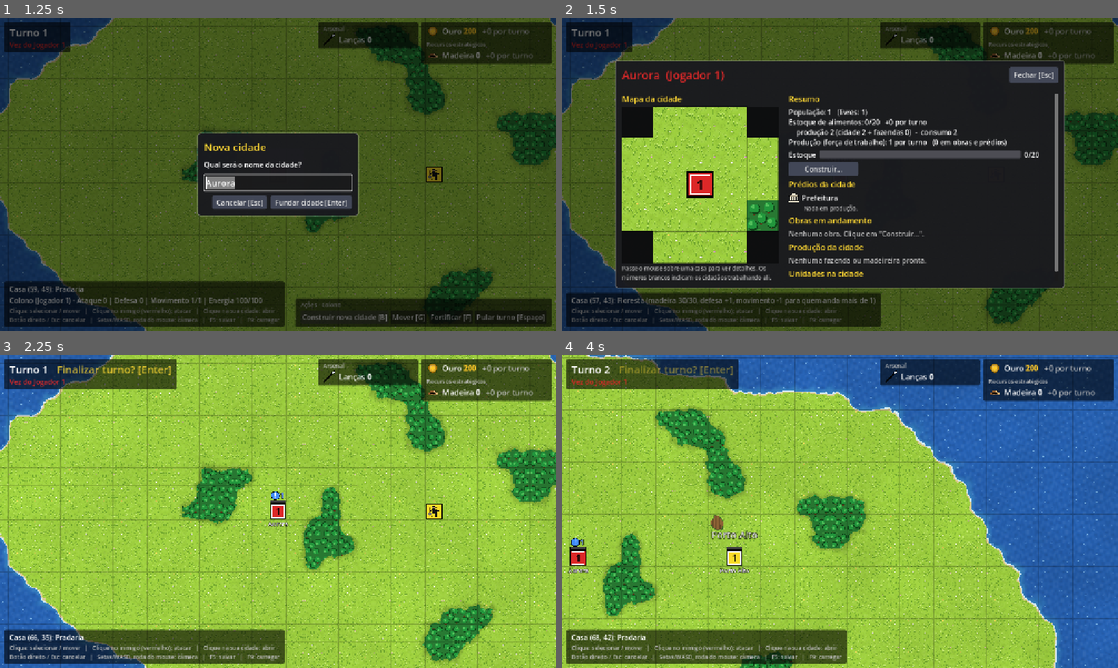
Above: before the commit, frames 1-4 (two rows, left to right).
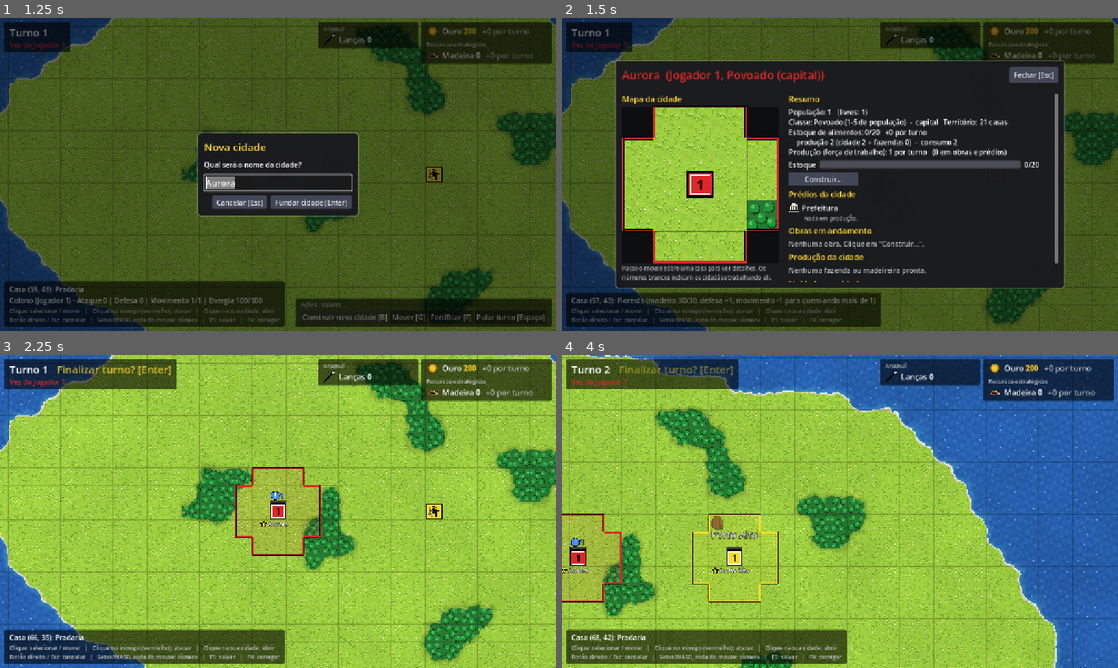
Above: after the commit, the same moments.

Repository: tscpereira/Geopolitik
Game: Godot game, scene res://scenes/main.tscn
Two runs of this game, one before a commit and one after it. Both use one fixed random seed, a clock stepped at 60 frames per second and the inputs below.
Inputs (mouse positions are in pixels of both pictures, inside the frame that each line leads up to):
- Up to frame 1 (1.25 s): click "Construir nova cidade [B]" at 0.5 s
- Up to frame 2 (1.5 s): click "Fundar cidade [Enter]" at 1.25 s
- Up to frame 3 (2.25 s): click "Fechar [Esc]" at 2 s
- Up to frame 4 (4 s): tap Enter at 2.75, 2.85 s; move the mouse to (962, 495) at 2.77 s; hold Right (ui_right) 2.78-3.5 s; click (962, 495) at 2.92 s; tap Space at 3.02 s; drag from (728, 527) to (812, 574) at 3.52 s

Frame 1 is identical in both runs. In frame 2, 7.4% of the frame differs, in the area x 10-90%, y 16-85%; in frame 3, 0.4%; in frame 4, 0.7%.

Commit message:
Territórios, fronteiras e classes de cidade; documentação de 22/10
- Cada cidade tem território com a fronteira na cor do dono (TerritoryOverlay).
  A capital (1ª cidade, com estrela) começa com 21 casas, as outras com 9;
  quem chega primeiro fica com a casa.
- Área de trabalho = território. Trabalhador faz madeireira fora dele, mas não
  no território de outro jogador. Não funda cidade em território nem pilha o
  próprio território.
- Classe pelo tamanho: Povoado 1-5, Vila 6-15, Cidade 16-30, Metrópole 31+.
- Save guarda território e capital (save sem território ganha o inicial).
- Máquina escolhe lugar de cidade e floresta respeitando os territórios.
- documentação.txt: seções novas, próximos passos, histórico e backlog
  (conquista de cidades, crescimento e troca de territórios).

Co-Authored-By: Claude Opus 5.5 <noreply@anthropic.com>

Diff:
--- a/scenes/main.tscn
+++ b/scenes/main.tscn
@@ -9,6 +9,7 @@
 [ext_resource type="Script" path="res://scripts/ui/city_name_dialog.gd" id="7"]
 [ext_resource type="Script" path="res://scripts/ui/notice_dialog.gd" id="8"]
 [ext_resource type="Script" path="res://scripts/ui/save_dialog.gd" id="9"]
+[ext_resource type="Script" path="res://scripts/map/territory_overlay.gd" id="10"]
 
 [sub_resource type="StyleBoxFlat" id="PanelStyle"]
 bg_color = Color(0, 0, 0, 0.6)
@@ -30,6 +31,10 @@
 
 [node name="TerrainLayer" type="TileMapLayer" parent="GameMap"]
 
+[node name="TerritoryOverlay" type="Node2D" parent="." node_paths=PackedStringArray("map")]
+script = ExtResource("10")
+map = NodePath("../GameMap")
+
 [node name="Cities" type="Node2D" parent="."]
 texture_filter = 1
 
--- a/scripts/ai/ai_economy.gd
+++ b/scripts/ai/ai_economy.gd
@@ -10,7 +10,9 @@
 ## A cada turno:
 ##   1. em todas as cidades, primeiro: compra de defesa com ouro, se há
 ##      inimigo perto e a cidade está sem guarnição;
-##   2. em cada cidade, pedidos (um de cada tipo por vez):
+##   2. em cada cidade (menos as vazias), pedidos (um de cada tipo por vez):
+##        reconst. Trabalhador para as ruínas (melhorias pilhadas) e para
+##                 repovoar cidades vazias (1 por ruína/cidade, até 2);
 ##        comida   fazenda nova se o alimento não chega a food_surplus (e
 ##                 todas as fazendas já têm trabalhador);
 ##        defesa   Guerreiro (e a Lança dele) para a guarnição da cidade;
@@ -313,9 +315,10 @@
 	return mini(_ruin_cells().size() + empty, 2)
 
 
-## Melhor casa para uma cidade nova ao alcance do Colono (ou NO_TARGET).
-## Nota = terreno da área (pradaria 3, cerrado e floresta 2, água 1) menos
-## casas já usadas por outras cidades e menos a distância a andar.
+## Melhor casa para uma cidade nova ao alcance do Colono (ou NO_TARGET), fora
+## de qualquer território. Nota = terreno do território que ela teria (21 casas
+## para a capital, 9 para as outras; pradaria 3, cerrado e floresta 2, água 1),
+## sem as casas que já são de outra cidade, menos a distância a andar.
 func _best_city_site(settler: Unit) -> Vector2i:
 	var map := _game.game_map
 	var occupants := _game.occupants()
@@ -324,7 +327,7 @@
 	var best := Unit.NO_TARGET
 	var best_score := -INF
 	for cell: Vector2i in reachable:
-		if occupants.has(cell) or _game.claiming_city(cell) or _game.lumber_mill_at(cell):
+		if occupants.has(cell) or _game.claiming_city(cell) or _game.lumber_mill_at(cell) or _game.territory_owner(cell):
 			continue
 		var too_close := false
 		for city in _game.cities():
@@ -333,10 +336,10 @@
 		if too_close:
 			continue
 		var score := 0.0
-		for offset in City.area_offsets():
+		for offset in City.territory_offsets(_player.cities.is_empty()):
 			var area_cell: Vector2i = cell + offset
-			if not map.is_in_bounds(area_cell):
-				continue
+			if not map.is_in_bounds(area_cell) or _game.territory_owner(area_cell):
+				continue # casa de outra cidade: não entra no território novo
 			match map.get_terrain(area_cell):
 				Terrain.Type.GRASSLAND:
 					score += 3.0
@@ -364,6 +367,9 @@
 	for cell: Vector2i in reachable:
 		if occupants.has(cell) or map.get_terrain(cell) != Terrain.Type.FOREST or _game.claiming_city(cell):
 			continue
+		var owner_city := _game.territory_owner(cell)
+		if owner_city and owner_city.owner_player != _player:
+			continue # território de outro jogador
 		var mill := _game.lumber_mill_at(cell)
 		if mill and (mill.owner_player != _player or not mill.has_room()):
 			continue
--- a/scripts/cities/city.gd
+++ b/scripts/cities/city.gd
@@ -24,6 +24,16 @@
 ##      esgotada) vai para a próxima obra da fila ou, sem obras, para uma
 ##      fazenda sem trabalhador e depois para uma madeireira com vaga.
 ##
+## TERRITÓRIO: as casas da cidade, marcadas no mapa com a borda na cor do dono
+## (TerritoryOverlay). A primeira cidade do jogador é a capital e começa com a
+## área de 21 casas (area_offsets); as outras começam com as 8 vizinhas
+## (territory_offsets). Casa que já é território de outra cidade (ou tem a
+## madeireira remota de outro jogador) fica com quem chegou primeiro. A área de
+## trabalho (fazendas, madeireiras) é o território. Por enquanto ele não cresce.
+##
+## CLASSE: só uma classificação pelo tamanho (rank): Povoado (1-5 de população),
+## Vila (6-15), Cidade (16-30) e Metrópole (31+). Ser a capital é à parte.
+##
 ## PILHAGEM (Game.pillage): uma unidade militar inimiga destrói uma fazenda ou
 ## madeireira pronta da cidade. A melhoria vira ruína (ruins) e não produz; os
 ## cidadãos que trabalhavam nela são executados e saem da população, que pode
@@ -48,6 +58,24 @@
 signal changed
 
 enum Build { FARM, LUMBER_MILL, WARRIOR, WORKER, SETTLER, CITY_HALL, HEADQUARTERS, CARPENTRY, SPEAR }
+
+## Classe da cidade, pelo tamanho (ver rank).
+enum Rank { SETTLEMENT, TOWN, CITY, METROPOLIS }
+
+const RANK_NAMES := {
+	Rank.SETTLEMENT: "Povoado",
+	Rank.TOWN: "Vila",
+	Rank.CITY: "Cidade",
+	Rank.METROPOLIS: "Metrópole",
+}
+
+## População mínima de cada classe (o Povoado vai de 0 a 5).
+const RANK_MIN_POPULATION := {
+	Rank.SETTLEMENT: 0,
+	Rank.TOWN: 6,
+	Rank.CITY: 16,
+	Rank.METROPOLIS: 31,
+}
 
 ## Classes da lista "Construir", na ordem em que aparecem.
 enum Category { UNIT, WEAPON, TERRAIN_IMPROVEMENT, BUILDING }
@@ -250,6 +278,11 @@
 var city_name := ""
 var owner_player: Player
 var cell: Vector2i
+## Primeira cidade do jogador: começa com um território maior.
+var is_capital := false
+## Casas do território (inclui a casa da cidade). É também a área de trabalho.
+## Definido ao fundar (Game.found_city); por enquanto não cresce.
+var territory: Array[Vector2i] = []
 var population := 1
 var food_stock := 0
 ## Fazendas prontas: {casa: cidadãos trabalhando (0 ou 1)}.
@@ -296,7 +329,8 @@
 ## Estado da cidade para o save.
 func to_dict() -> Dictionary:
 	return {
-		"name": city_name, "cell": SaveGame.cell_to_json(cell), "population": population,
+		"name": city_name, "cell": SaveGame.cell_to_json(cell), "is_capital": is_capital,
+		"territory": SaveGame.cells_to_json(territory), "population": population,
 		"food_stock": food_stock, "farms": SaveGame.cell_map_to_json(farms),
 		"lumber_mills": SaveGame.cell_map_to_json(lumber_mills),
 		"constructions": constructions.map(func(construction: Construction) -> Dictionary: return construction.to_dict()),
@@ -308,6 +342,9 @@
 
 ## Volta ao estado salvo (depois de setup, que já deu o nome, o dono e a casa).
 func apply_dict(data: Dictionary) -> void:
+	is_capital = data.get("is_capital", false)
+	if data.has("territory"):
+		territory = SaveGame.json_to_cells(data["territory"])
 	population = int(data["population"])
 	food_stock = int(data["food_stock"])
 	farms = SaveGame.json_to_cell_map(data["farms"])
@@ -396,10 +433,47 @@
 	_notify_changed()
 
 
+# --- Classe e território -------------------------------------------------------
+
+## Classe pelo tamanho: Povoado, Vila, Cidade ou Metrópole (RANK_MIN_POPULATION).
+func rank() -> Rank:
+	var result := Rank.SETTLEMENT
+	for candidate: Rank in RANK_MIN_POPULATION:
+		if population >= RANK_MIN_POPULATION[candidate]:
+			result = candidate
+	return result
+
+
+## "Povoado", "Vila (capital)"...
+func rank_text() -> String:
+	return RANK_NAMES[rank()] + (" (capital)" if is_capital else "")
+
+
+## Faixa de população da classe: "1-5", "31+".
+static func rank_range_text(value: Rank) -> String:
+	var next: int = RANK_MIN_POPULATION.get(value + 1, -1)
+	if next < 0:
+		return "%d+" % RANK_MIN_POPULATION[value]
+	return "%d-%d" % [maxi(RANK_MIN_POPULATION[value], 1), next - 1]
+
+
+## Território inicial: a capital fica com a área de 21 casas (area_offsets); as
+## outras cidades, com a casa delas e as 8 vizinhas.
+static func territory_offsets(capital: bool) -> Array[Vector2i]:
+	if capital:
+		return area_offsets()
+	var offsets: Array[Vector2i] = []
+	for y in range(-1, 2):
+		for x in range(-1, 2):
+			offsets.append(Vector2i(x, y))
+	return offsets
+
+
 # --- Área da cidade ----------------------------------------------------------
 
-## Deslocamentos da área de trabalho: as 8 casas vizinhas mais as 12 seguintes,
-## sem as 4 pontas (um quadrado 5x5 sem os cantos). Inclui a própria cidade (0, 0).
+## Deslocamentos da área de 21 casas: as 8 casas vizinhas mais as 12 seguintes,
+## sem as 4 pontas (um quadrado 5x5 sem os cantos). Inclui a própria cidade
+## (0, 0). É o território inicial da capital e o que a janela da cidade mostra.
 static func area_offsets() -> Array[Vector2i]:
 	var offsets: Array[Vector2i] = []
 	for y in range(-2, 3):
@@ -413,12 +487,9 @@
 	return offsets
 
 
-## Casas da área de trabalho no mapa, incluindo a casa da cidade.
+## Casas da área de trabalho no mapa (o território), incluindo a casa da cidade.
 func area_cells() -> Array[Vector2i]:
-	var cells: Array[Vector2i] = []
-	for offset in area_offsets():
-		cells.append(cell + offset)
-	return cells
+	return territory.duplicate()
 
 
 func construction_at(target: Vector2i) -> Construction:
@@ -802,8 +873,11 @@
 	food_stock += food_per_turn()
 	if food_stock >= food_capacity():
 		food_stock = 0 # estoque cheio: cresce e o estoque esvazia (Civilization II)
+		var old_rank := rank()
 		population += 1
 		events.append("cresceu para %d de população" % population)
+		if rank() != old_rank:
+			events.append("agora é %s %s" % ["uma" if rank() in [Rank.TOWN, Rank.CITY, Rank.METROPOLIS] else "um", RANK_NAMES[rank()]])
 	elif food_stock < 0:
 		food_stock = 0
 		if population > 1:
@@ -922,6 +996,9 @@
 	var origin := Vector2(-width / 2.0, tile.y / 2.0 + NAME_FONT_SIZE)
 	draw_string_outline(font, origin, city_name, HORIZONTAL_ALIGNMENT_LEFT, -1, NAME_FONT_SIZE, NAME_FONT_SIZE / 3, Color.BLACK)
 	draw_string(font, origin, city_name, HORIZONTAL_ALIGNMENT_LEFT, -1, NAME_FONT_SIZE, Color.WHITE)
+	if is_capital:
+		var star_center := Vector2(origin.x - NAME_FONT_SIZE * 0.7, origin.y - NAME_FONT_SIZE * 0.35)
+		draw_star(self, star_center, NAME_FONT_SIZE * 0.55)
 
 
 ## Barrinha do estoque de alimentos logo acima da cidade. Vermelha quando a
@@ -989,6 +1066,18 @@
 		LumberMill.draw_icon(canvas, rect, alpha)
 	else:
 		draw_farm(canvas, rect, alpha >= 1.0)
+
+
+## Estrela dourada da capital (ao lado do nome, no mapa e na janela da cidade).
+static func draw_star(canvas: CanvasItem, center: Vector2, radius: float) -> void:
+	var points := PackedVector2Array()
+	for i in 10:
+		var angle := -PI / 2.0 + i * PI / 5.0
+		points.append(center + Vector2(cos(angle), sin(angle)) * (radius if i % 2 == 0 else radius * 0.45))
+	var outline := points.duplicate()
+	outline.append(points[0])
+	canvas.draw_colored_polygon(points, Color(1, 0.82, 0.2))
+	canvas.draw_polyline(outline, Color.BLACK, maxf(1.0, radius / 5.0))
 
 
 ## Melhoria destruída (pilhada): o PNG de RUIN_TEXTURES.
--- a/scripts/main.gd
+++ b/scripts/main.gd
@@ -48,12 +48,15 @@
 ## Madeireira remota selecionada (clique nela): a barra de ações mostra
 ## "Retirar trabalhador". Só uma coisa fica selecionada: unidade ou madeireira.
 var _selected_mill: LumberMill = null
+## Dono de cada casa de território: {casa: City} (ver refresh_territories).
+var _territory := {}
 ## Construções concluídas nas cidades do humano neste início de turno, à espera
 ## do aviso: [[City, City.Build], ...].
 var _completion_notices: Array[Array] = []
 
 @onready var game_map: GameMap = $GameMap
 @onready var move_overlay: MoveOverlay = $MoveOverlay
+@onready var territory_overlay: TerritoryOverlay = $TerritoryOverlay
 @onready var cities_root: Node2D = $Cities
 @onready var units_root: Node2D = $Units
 @onready var camera: MapCamera = $MapCamera
@@ -184,6 +187,35 @@
 	return null
 
 
+## Cidade de cujo território a casa faz parte (ou null: terra sem dono).
+func territory_owner(cell: Vector2i) -> City:
+	return _territory.get(cell)
+
+
+## Recalcula o dono de cada casa a partir dos territórios das cidades e
+## redesenha as fronteiras.
+func refresh_territories() -> void:
+	_territory = {}
+	for city in cities():
+		for cell in city.territory:
+			_territory[cell] = city
+	territory_overlay.set_territories(_territory)
+
+
+## Território inicial da cidade (City.territory_offsets: 21 casas na capital,
+## 9 nas outras), sem as casas que já são de outra cidade nem as que têm a
+## madeireira remota de outro jogador: quem chegou primeiro fica com a casa.
+func _claim_territory(city: City) -> void:
+	city.territory.clear()
+	for offset in City.territory_offsets(city.is_capital):
+		var cell := city.cell + offset
+		var mill := lumber_mill_at(cell)
+		var owner_city := territory_owner(cell)
+		if (game_map.is_in_bounds(cell) and (owner_city == null or owner_city == city)
+				and (mill == null or mill.owner_player == city.owner_player)):
+			city.territory.append(cell)
+
+
 ## Cidade que tem uma fazenda ou obra na casa (ou null).
 func claiming_city(cell: Vector2i) -> City:
 	for city in cities():
@@ -229,6 +261,8 @@
 		return "Esta casa já é usada por %s." % claiming_city(unit.cell).city_name
 	if lumber_mill_at(unit.cell):
 		return "Esta casa já tem uma madeireira."
+	if territory_owner(unit.cell):
+		return "Esta casa é território de %s." % territory_owner(unit.cell).city_name
 	return ""
 
 
@@ -294,6 +328,9 @@
 		return "Madeireiras só podem ser construídas na floresta."
 	if claiming_city(unit.cell):
 		return "Esta casa já é usada por %s." % claiming_city(unit.cell).city_name
+	var owner_city := territory_owner(unit.cell)
+	if owner_city and owner_city.owner_player != unit.owner_player:
+		return "Esta casa é território de %s (%s)." % [owner_city.city_name, owner_city.owner_player.display_name]
 	return ""
 
 
@@ -310,11 +347,12 @@
 	return {}
 
 
-## Se a casa tem uma melhoria que [param player] pode pilhar: pronta e de outro
-## jogador.
+## Se a casa tem uma melhoria que [param player] pode pilhar: pronta, de outro
+## jogador e fora do território dele.
 func is_pillageable_by(player: Player, cell: Vector2i) -> bool:
 	var target := pillage_target(cell)
-	return not target.is_empty() and target["owner"] != player
+	var owner_city := territory_owner(cell)
+	return not target.is_empty() and target["owner"] != player and (owner_city == null or owner_city.owner_player != player)
 
 
 ## Motivo pelo qual a unidade não pode pilhar a casa em que está ("" = pode).
@@ -328,8 +366,10 @@
 		if (city and city.ruins.has(unit.cell)) or (mill and mill.pillaged):
 			return "Esta melhoria já foi destruída."
 		return "Não há fazenda nem madeireira pronta nesta casa."
+	if target["owner"] == unit.owner_player:
+		return "Não dá para pilhar as próprias melhorias."
 	if not is_pillageable_by(unit.owner_player, unit.cell):
-		return "Não dá para pilhar as próprias melhorias."
+		return "Não dá para pilhar no próprio território."
 	if unit.moves_left < PILLAGE_COST:
 		return "A unidade não tem mais movimentos neste turno."
 	return ""
@@ -551,9 +591,13 @@
 		game_map.set_terrain(settler.cell, Terrain.Type.GRASSLAND)
 	var city := City.new()
 	city.setup(city_name if not city_name.is_empty() else _next_city_name(), player, settler.cell, game_map)
+	city.is_capital = player.cities.is_empty()
+	_claim_territory(city)
 	cities_root.add_child(city)
 	player.cities.append(city)
-	print("%s fundou a cidade %s em %s" % [player.display_name, city.city_name, city.cell])
+	refresh_territories()
+	print("%s fundou a cidade %s em %s (%s, território de %d casas)" % [
+		player.display_name, city.city_name, city.cell, city.rank_text(), city.territory.size()])
 	FloatingText.spawn(units_root, city.position - Vector2(0, GameMap.TILE_SIZE / 2.0),
 			city.city_name, Color.WHITE)
 
@@ -764,9 +808,10 @@
 ## Início da vez do humano: as unidades com ordem "Mover" andam sozinhas.
 func _run_goto_orders(player: Player) -> void:
 	for unit in player.units.duplicate():
-		if unit.has_goto() and not game_over:
+		if is_instance_valid(unit) and unit.has_goto() and not game_over:
 			await camera.pan_to(unit.position, 0.15)
-			await advance_goto(unit)
+			if is_instance_valid(unit): # um save pode ter sido carregado durante a câmera
+				await advance_goto(unit)
 
 
 ## Botões da barra de ações do HUD (os mesmos das teclas de atalho).
@@ -1281,6 +1326,12 @@
 			city.apply_dict(city_data)
 			cities_root.add_child(city)
 			player.cities.append(city)
+	refresh_territories()
+	for city in cities():
+		if city.territory.is_empty(): # save anterior aos territórios: território inicial
+			city.is_capital = city == city.owner_player.cities[0]
+			_claim_territory(city)
+			refresh_territories()
 	TurnManager.restore(players, data["turn_manager"])
 	var current := TurnManager.current_player()
 	print("Partida carregada: turno %d, vez do %s" % [TurnManager.turn_number, current.display_name])
@@ -1404,11 +1455,14 @@
 	var unit := selected_unit
 	if game_map.is_in_bounds(_hover_cell):
 		lines.append("Casa (%d, %d): %s" % [_hover_cell.x, _hover_cell.y, _terrain_text(_hover_cell)])
+		var owner_city := territory_owner(_hover_cell)
+		if owner_city:
+			lines[-1] += " - território de %s (%s)" % [owner_city.city_name, owner_city.owner_player.display_name]
 		var city := get_city_at(_hover_cell)
 		var mill := lumber_mill_at(_hover_cell)
 		if city:
-			lines.append("Cidade %s (%s) - População %d | Alimentos %d/%d (%+d por turno)" % [
-				city.city_name, city.owner_player.display_name, city.population,
+			lines.append("Cidade %s (%s, %s) - População %d | Alimentos %d/%d (%+d por turno)" % [
+				city.city_name, city.owner_player.display_name, city.rank_text(), city.population,
 				city.food_stock, city.food_capacity(), city.food_per_turn(),
 			])
 		elif claiming_city(_hover_cell):
--- /dev/null
+++ b/scripts/map/territory_overlay.gd
@@ -0,0 +1,57 @@
+class_name TerritoryOverlay
+extends Node2D
+
+## Desenha os territórios das cidades no mapa: um véu leve na cor do dono e a
+## fronteira (borda) na cor dele onde o território encontra o de outro jogador
+## ou terra sem dono. Entre duas cidades do mesmo jogador, só uma linha fina.
+## Fica entre o mapa e as cidades na árvore de cena; o Game chama
+## set_territories sempre que um território muda.
+
+## Transparência do véu sobre as casas do território.
+const FILL_ALPHA := 0.1
+## Espessura da fronteira, proporcional ao tamanho da casa.
+const BORDER_WIDTH := GameMap.TILE_SIZE / 13.0
+## Linha entre duas cidades do mesmo jogador.
+const INNER_ALPHA := 0.35
+const INNER_WIDTH := 1.5
+
+## Lados da casa: direção do vizinho e os dois cantos do lado (0 a 1).
+const SIDES := [
+	[Vector2i(0, -1), Vector2(0, 0), Vector2(1, 0)],
+	[Vector2i(1, 0), Vector2(1, 0), Vector2(1, 1)],
+	[Vector2i(0, 1), Vector2(0, 1), Vector2(1, 1)],
+	[Vector2i(-1, 0), Vector2(0, 0), Vector2(0, 1)],
+]
+
+@export var map: GameMap
+
+## {casa: City} (ver Game.territory_owner).
+var _owners := {}
+
+
+func set_territories(owners: Dictionary) -> void:
+	_owners = owners
+	queue_redraw()
+
+
+func _draw() -> void:
+	var size := Vector2.ONE * GameMap.TILE_SIZE
+	for cell: Vector2i in _owners:
+		var city: City = _owners[cell]
+		var color := city.owner_player.color
+		var rect := Rect2(to_local(map.cell_to_world(cell)) - size / 2.0, size)
+		draw_rect(rect, Color(color, FILL_ALPHA))
+		for side: Array in SIDES:
+			var neighbor: City = _owners.get(cell + side[0])
+			if neighbor == city:
+				continue
+			var from: Vector2 = rect.position + side[1] * size
+			var to: Vector2 = rect.position + side[2] * size
+			if neighbor and neighbor.owner_player == city.owner_player:
+				draw_line(from, to, Color(color, INNER_ALPHA), INNER_WIDTH)
+				continue
+			# Fronteira: um pouco para dentro da casa, para as cores de dois
+			# vizinhos não se sobreporem
+			var inward := (rect.get_center() - (from + to) / 2.0).normalized() * BORDER_WIDTH / 2.0
+			draw_line(from + inward, to + inward, Color.BLACK.lerp(color, 0.25), BORDER_WIDTH + 2.0)
+			draw_line(from + inward, to + inward, color, BORDER_WIDTH)
--- a/scripts/ui/city_map_view.gd
+++ b/scripts/ui/city_map_view.gd
@@ -4,7 +4,8 @@
 ## Mapa da área de trabalho da cidade, na janela da cidade: a cidade no centro,
 ## as 8 casas vizinhas e as 12 seguintes (sem as pontas). Mostra o terreno, as
 ## fazendas, as madeireiras (com a madeira que resta), as obras (com progresso)
-## e os cidadãos trabalhando.
+## e os cidadãos trabalhando. A borda na cor do dono marca o território (a
+## área de trabalho); as casas de fora aparecem escurecidas.
 ## No modo de escolha, destaca as casas onde dá para construir e avisa o clique.
 
 signal cell_picked(cell: Vector2i)
@@ -14,6 +15,8 @@
 const CELL_SIZE := 72
 const HIGHLIGHT_COLOR := Color(0.4, 1.0, 0.4)
 const BLOCKED_TINT := Color(0, 0, 0, 0.55)
+## Casas fora do território da cidade.
+const OUTSIDE_TINT := Color(0, 0, 0, 0.6)
 const HOVER_COLOR := Color(1, 1, 1, 0.9)
 ## Espiga de milho (com o alimento por turno) no centro da fazenda trabalhada.
 const CORN_SIZE := Vector2(38, 50)
@@ -71,14 +74,19 @@
 ## Dica ao parar o mouse sobre uma casa.
 func _get_tooltip(at_position: Vector2) -> String:
 	var cell := _cell_at(at_position)
-	if _city == null or not _city.area_cells().has(cell) or not _game.game_map.is_in_bounds(cell):
+	if _city == null or not _view_cells().has(cell) or not _game.game_map.is_in_bounds(cell):
 		return ""
 	var map := _game.game_map
 	var text := "(%d, %d) %s" % [cell.x, cell.y, Terrain.NAMES[map.get_terrain(cell)]]
 	if map.get_terrain(cell) == Terrain.Type.FOREST:
 		text += " (madeira %d/%d)" % [map.wood_left(cell), Terrain.WOOD_PER_FOREST]
-	if cell == _city.cell:
-		text += " - %s (+%d alimento)" % [_city.city_name, City.CENTER_FOOD]
+	if not _city.territory.has(cell):
+		var owner_city := _game.territory_owner(cell)
+		text += " - fora do território%s" % (" (território de %s)" % owner_city.city_name if owner_city else "")
+		if _game.lumber_mill_at(cell):
+			text += "; madeireira de %s" % _game.lumber_mill_at(cell).owner_player.display_name
+	elif cell == _city.cell:
+		text += " - %s (+%d alimento)" % [_city.city_name, City.CENTER_FOOD if _city.population > 0 else 0]
 	elif _city.farms.has(cell):
 		text += " - Fazenda %s" % ("trabalhada (+%d alimento)" % _city.farm_food(cell) if _city.farms[cell] > 0 else "sem trabalhador (renderia +%d)" % _city.farm_food(cell))
 	elif _city.lumber_mills.has(cell):
@@ -104,7 +112,7 @@
 		return
 	var map := _game.game_map
 	var font := ThemeDB.fallback_font
-	for cell in _city.area_cells():
+	for cell in _view_cells():
 		var rect := _cell_rect(cell)
 		if not map.is_in_bounds(cell):
 			draw_rect(rect, Color.BLACK)
@@ -132,6 +140,8 @@
 				_draw_worker(rect, construction.workers)
 		elif cell != _city.cell and (_game.claiming_city(cell) or _game.lumber_mill_at(cell)):
 			draw_rect(rect, BLOCKED_TINT)
+		if not _city.territory.has(cell):
+			draw_rect(rect, OUTSIDE_TINT) # fora do território: a cidade não trabalha aqui
 
 		if is_picking() and cell != _city.cell:
 			if _pick_cells.has(cell):
@@ -139,16 +149,42 @@
 			else:
 				draw_rect(rect, BLOCKED_TINT)
 
+	_draw_border()
 	City.draw_city_icon(self, _cell_rect(_city.cell).grow(-CELL_SIZE / 10.0),
 			_city.owner_player.color, _city.population, int(CELL_SIZE * 0.45))
 
-	if _city.area_cells().has(_hover) and (not is_picking() or _pick_cells.has(_hover)):
+	if _view_cells().has(_hover) and (not is_picking() or _pick_cells.has(_hover)):
 		draw_rect(_cell_rect(_hover), HOVER_COLOR, false, 2.0)
 
 	if is_picking():
 		var hint := "Escolha o terreno"
 		draw_string_outline(font, Vector2(6, 18), hint, HORIZONTAL_ALIGNMENT_LEFT, -1, 16, 4, Color.BLACK)
 		draw_string(font, Vector2(6, 18), hint, HORIZONTAL_ALIGNMENT_LEFT, -1, 16, HIGHLIGHT_COLOR)
+
+
+## Fronteira do território da cidade, na cor do dono (como no mapa).
+func _draw_border() -> void:
+	var color := _city.owner_player.color
+	for cell in _city.territory:
+		var rect := _cell_rect(cell)
+		for side: Array in TerritoryOverlay.SIDES:
+			if _city.territory.has(cell + side[0]):
+				continue
+			var from: Vector2 = rect.position + side[1] * rect.size
+			var to: Vector2 = rect.position + side[2] * rect.size
+			var inward := (rect.get_center() - (from + to) / 2.0).normalized() * 2.0
+			draw_line(from + inward, to + inward, Color.BLACK, 6.0)
+			draw_line(from + inward, to + inward, color, 4.0)
+
+
+## Casas mostradas na janela: a área de 21 casas em volta da cidade (o
+## território inteiro da capital; nas outras, o que fica fora do território
+## aparece escurecido).
+func _view_cells() -> Array[Vector2i]:
+	var cells: Array[Vector2i] = []
+	for offset in City.area_offsets():
+		cells.append(_city.cell + offset)
+	return cells
 
 
 ## Barrinha de progresso na base da casa, com "progresso/custo" em cima.
--- a/scripts/ui/city_window.gd
+++ b/scripts/ui/city_window.gd
@@ -276,7 +276,7 @@
 	_refresh_queued = false
 	if _city == null:
 		return
-	_title.text = "%s  (%s)%s" % [_city.city_name, _city.owner_player.display_name,
+	_title.text = "%s  (%s, %s)%s" % [_city.city_name, _city.owner_player.display_name, _city.rank_text(),
 			"  - observando" if _read_only else ""]
 	_title.add_theme_color_override("font_color", _city.owner_player.color)
 	_summary.text = _summary_text()
@@ -302,6 +302,9 @@
 func _summary_text() -> String:
 	var lines: Array[String] = []
 	lines.append("População: %d   (livres: %d)" % [_city.population, _city.free_citizens()])
+	lines.append("Classe: %s (%s de população)%s   Território: %d casas" % [
+		City.RANK_NAMES[_city.rank()], City.rank_range_text(_city.rank()),
+		"  -  capital" if _city.is_capital else "", _city.territory.size()])
 	var food := _city.food_per_turn()
 	var growth := _city.turns_to_grow()
 	# Saldo de alimento colorido: verde sobrando, vermelho faltando
Not shown, changed: documentação.txt
Not shown: 1 places in scenes/main.tscn that only renumber resources
Not shown, added: scripts/map/territory_overlay.gd.uid
